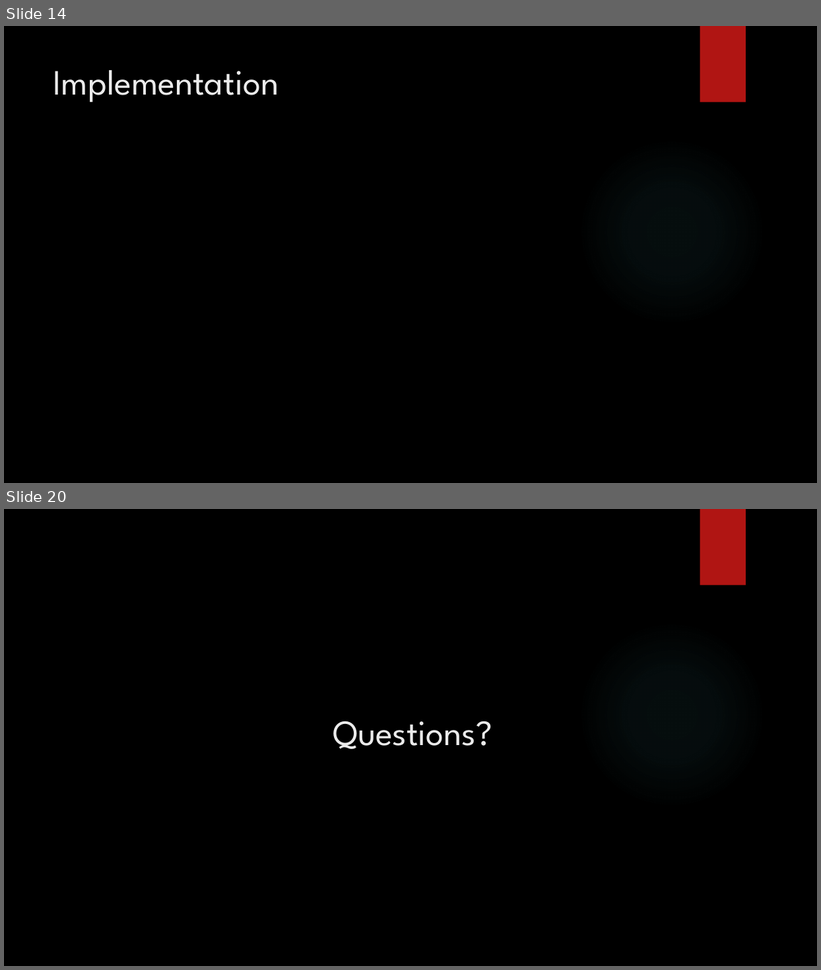
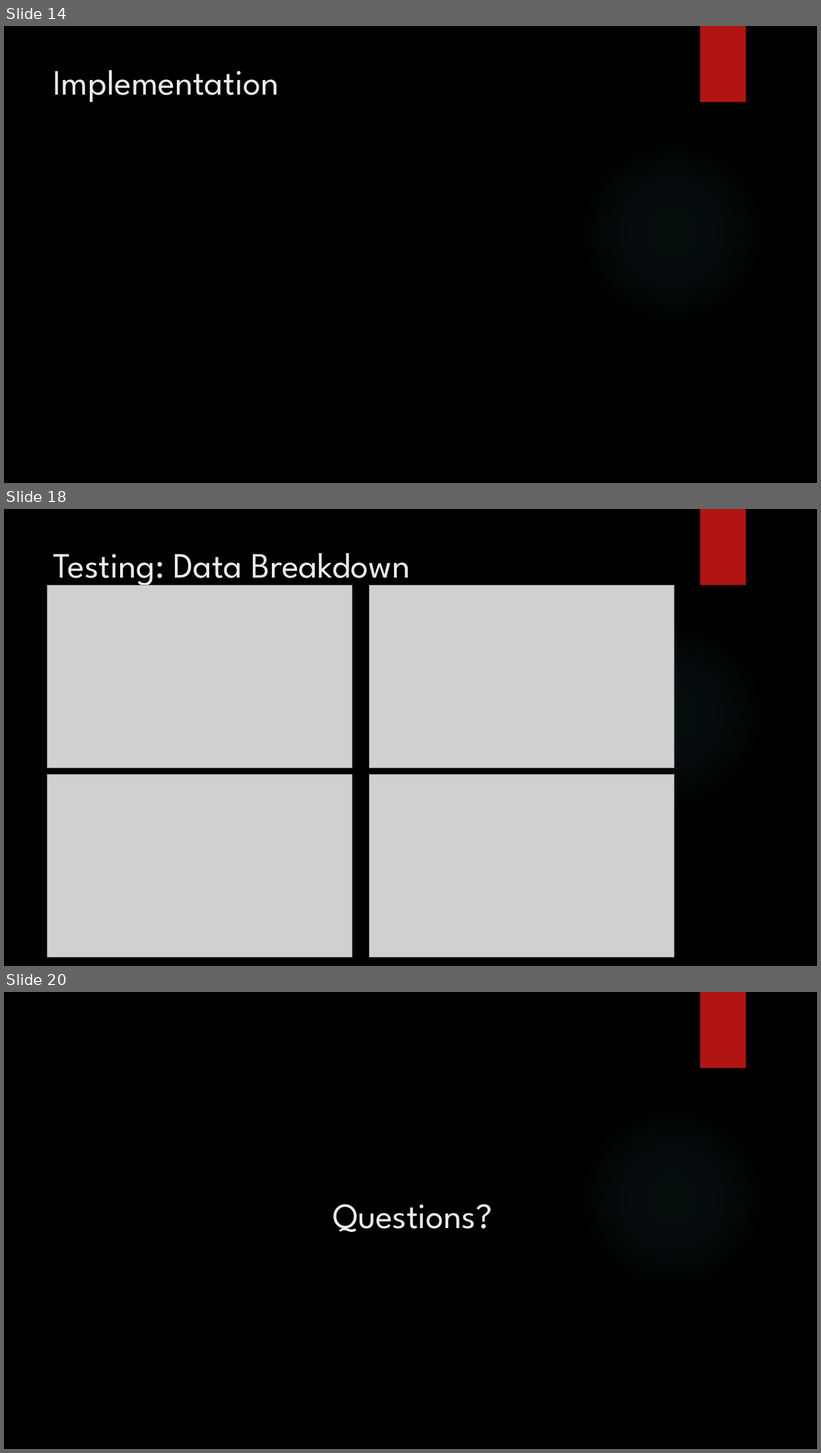
Before and after one commit to PositiveMD/scaling-waffle, a slide deck: ED-Tree/src/Elimination Diffraction Trees.pptx. Shown one above the other, each under a label of ours: slides 14 and 20 before the commit, slides 14, 18 and 20 after it; the slides between them are not shown. The pictures are 821x970 and 821x1453 pixels, drawn with LibreOffice and Linux fonts; fonts in the diff are those of the drawing; grey boxes stand for pictures; background and template pictures are left out. Boxes give left, top, right and bottom in pixels: in the first picture for what was removed or moved away, otherwise in the second. Text is boxed around its words. In the diff, an @@ line names an element or a change of style, - is before the commit and + after.

Commit message:
Added Test slides (adding sequential data now)
You might want to mention that the author of the paper was primarily trying to compete with Java's concurrent queue package, and that we used ConcurrentLinkedQueues in our data structure.

```diff
--- a/ED-Tree/src/Elimination Diffraction Trees.pptx
+++ b/ED-Tree/src/Elimination Diffraction Trees.pptx
@@ slide 18 added at [4, 509, 817, 966], background picture (left out); not listed: 2 template elements that a slide beside it also shows @@
@@ title added at [54, 553, 411, 588], 42 pt, text #EBEBEB @@
+Testing: Data Breakdown
@@ picture added at [48, 586, 352, 768] @@
@@ picture added at [370, 586, 675, 768] @@
@@ picture added at [48, 774, 352, 957] @@
@@ picture added at [370, 774, 675, 957] @@
```
Also in this commit, not shown: 4 slides changed, 1 other slide added, 2 slides removed.
